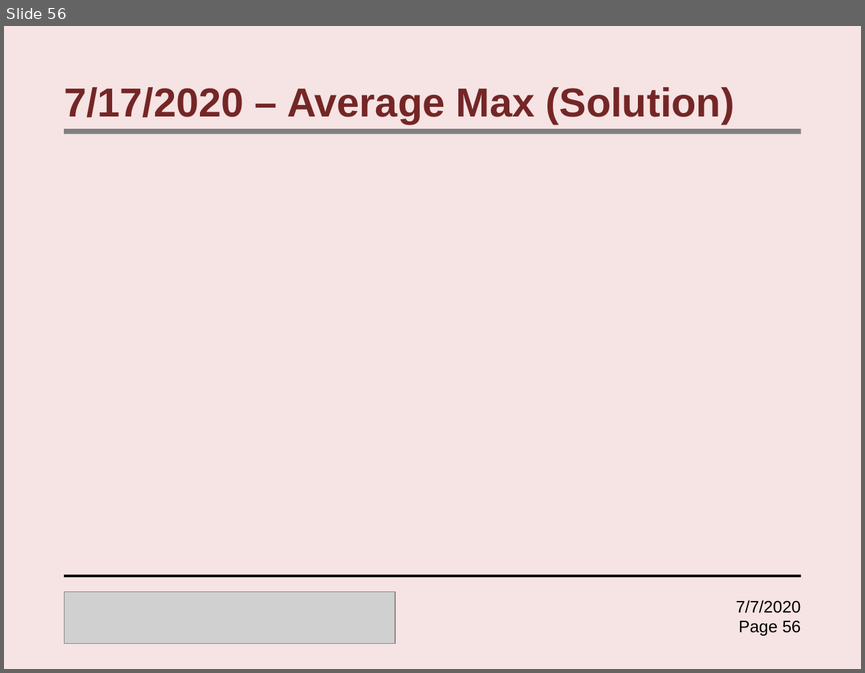
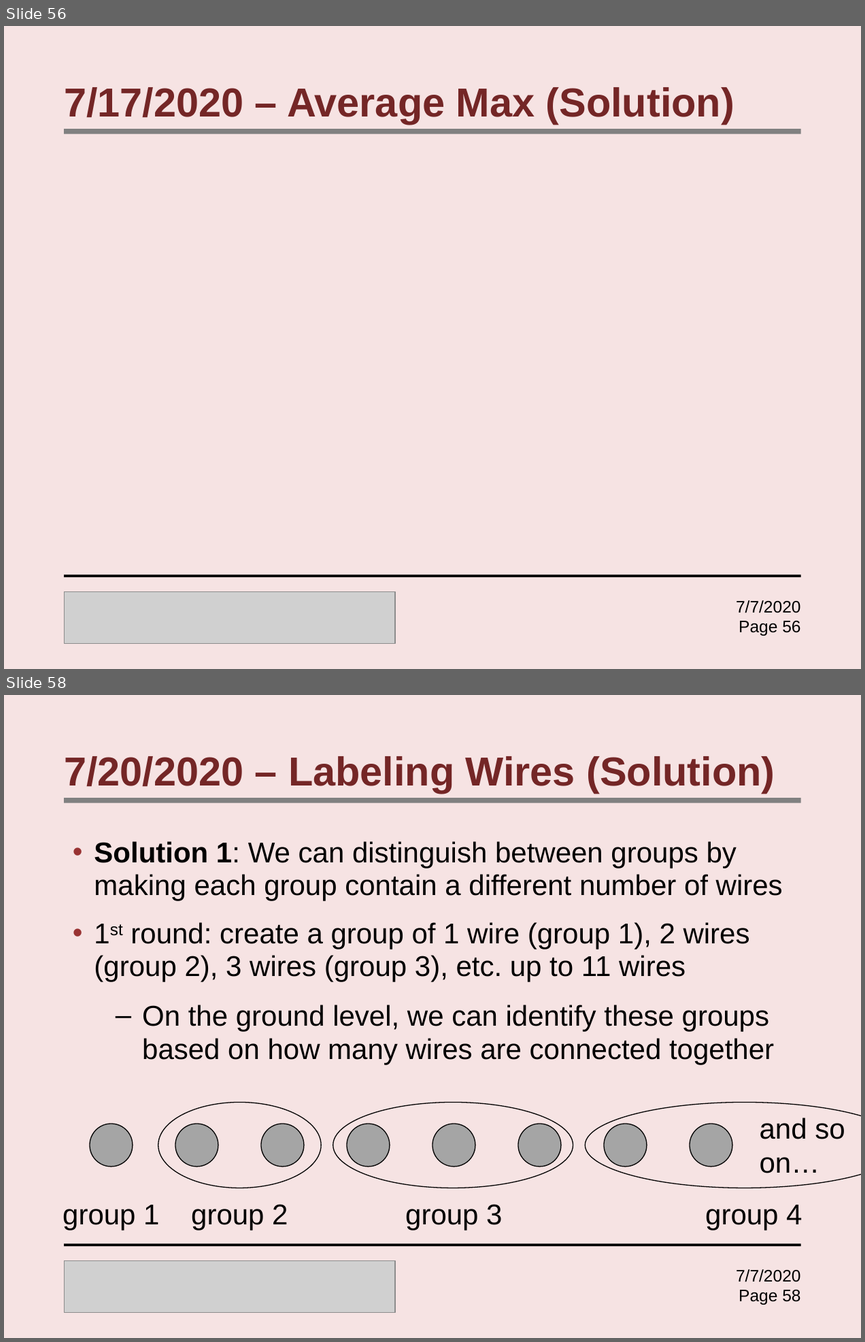
Before and after one commit to Samyak-code/Instructorfiles, a slide deck: lectures/extra/RacecarRiddles.pptx. Shown one above the other, each under a label of ours: slide 56 before the commit, slides 56 and 58 after it; the slides between them are not shown. The pictures are 865x673 and 865x1342 pixels, drawn with LibreOffice and Linux fonts; fonts in the diff are those of the drawing; grey boxes stand for pictures. Boxes give left, top, right and bottom in pixels: in the first picture for what was removed or moved away, otherwise in the second. Text is boxed around its words. In the diff, an @@ line names an element or a change of style, - is before the commit and + after.

```diff
--- a/lectures/extra/RacecarRiddles.pptx
+++ b/lectures/extra/RacecarRiddles.pptx
@@ slide 58 added at bbox=[4, 695, 861, 1338], background #F6E3E3 @@
@@ title added at bbox=[64, 756, 774, 793], 34 pt, text #742626, bold @@
+7/20/2020 – Labeling Wires (Solution)
@@ rectangle added at bbox=[64, 798, 801, 803], fill #808080 @@
@@ text added at bbox=[94, 841, 783, 1065], 24 pt, text #000000 @@
+• Solution 1: We can distinguish between groups by making each group contain a different number of wires
+• 1st round: create a group of 1 wire (group 1), 2 wires (group 2), 3 wires (group 3), etc. up to 11 wires
+  – On the ground level, we can identify these groups based on how many wires are connected together
@@ ellipse added at bbox=[158, 1102, 321, 1187], outline #000000 0.75 pt @@
@@ ellipse added at bbox=[333, 1102, 573, 1187], outline #000000 0.75 pt @@
@@ ellipse added at bbox=[585, 1102, 861, 1187], outline #000000 0.75 pt @@
@@ text added at bbox=[759, 1117, 844, 1173], 24 pt, text #000000 @@
+and so on…
@@ ellipse added at bbox=[90, 1123, 133, 1166], fill #A5A5A5, outline #000000 0.75 pt @@
@@ ellipse added at bbox=[175, 1123, 218, 1166], fill #A5A5A5, outline #000000 0.75 pt @@
@@ ellipse added at bbox=[261, 1123, 304, 1166], fill #A5A5A5, outline #000000 0.75 pt @@
@@ ellipse added at bbox=[347, 1123, 390, 1166], fill #A5A5A5, outline #000000 0.75 pt @@
@@ ellipse added at bbox=[432, 1123, 475, 1166], fill #A5A5A5, outline #000000 0.75 pt @@
@@ ellipse added at bbox=[518, 1123, 561, 1166], fill #A5A5A5, outline #000000 0.75 pt @@
@@ ellipse added at bbox=[604, 1123, 647, 1166], fill #A5A5A5, outline #000000 0.75 pt @@
@@ ellipse added at bbox=[689, 1123, 732, 1166], fill #A5A5A5, outline #000000 0.75 pt @@
@@ text added at bbox=[62, 1204, 159, 1229], 24 pt, text #000000 @@
+group 1
@@ text added at bbox=[191, 1204, 288, 1229], 24 pt, text #000000 @@
+group 2
@@ text added at bbox=[405, 1204, 502, 1229], 24 pt, text #000000 @@
+group 3
@@ text added at bbox=[705, 1204, 802, 1229], 24 pt, text #000000 @@
+group 4
@@ rectangle added at bbox=[64, 1243, 801, 1246], fill #000000 @@
@@ picture added at bbox=[64, 1261, 395, 1312] @@
@@ text added at bbox=[736, 1269, 800, 1304], 14 pt, text #000000 @@
+7/7/2020
+Page 58
```
Also in this commit, not shown: 51 other slides added.
